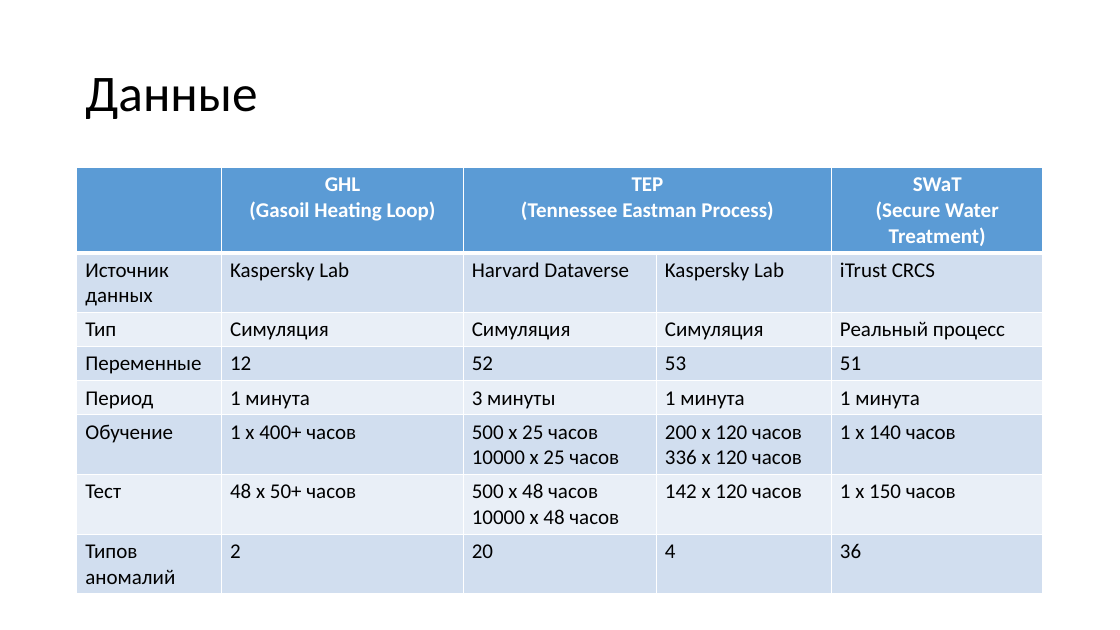
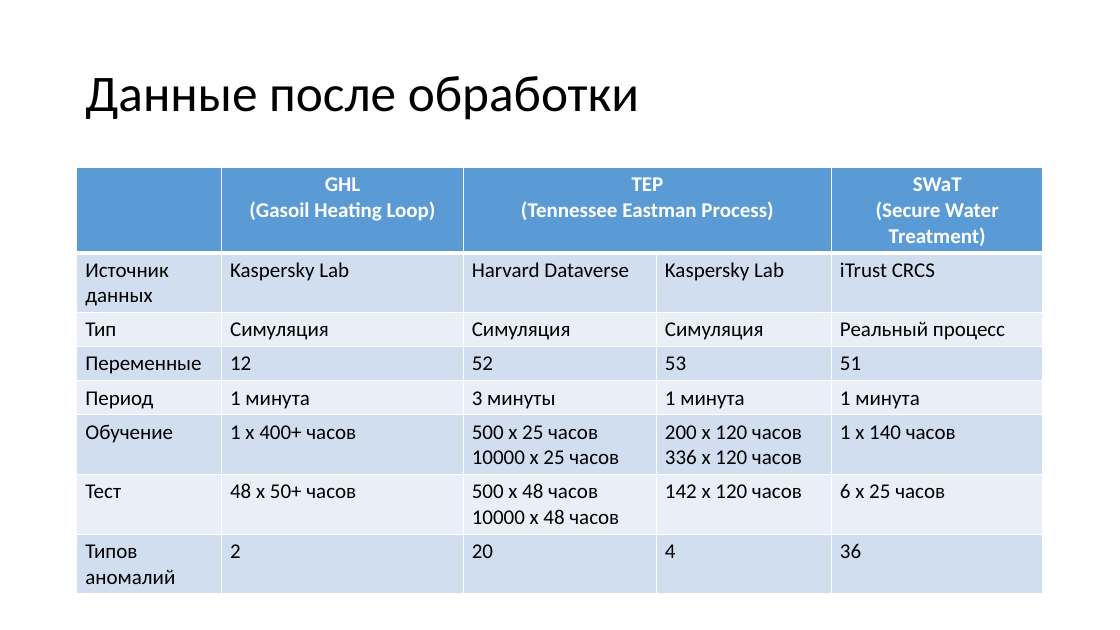
Before and after one commit to sau114/skillfactory_rds, a slide deck: slide 7 of module_final/story.pptx. Drawn at 1120x630 pixels with LibreOffice and Linux fonts; fonts in the diff are those of the drawing. Boxes give left, top, right and bottom in pixels: in the first picture for what was removed or moved away, otherwise in the second. Text is boxed around its words. In the diff, an @@ line names an element or a change of style, - is before the commit and + after.

```diff
--- a/module_final/story.pptx
+++ b/module_final/story.pptx
@@ title at bbox=[85, 76, 639, 120]: text changed @@
-Данные
+Данные после обработки
@@ table at bbox=[77, 168, 1044, 590] @@
-row 7, column 5: 1 x 150 часов
+row 7, column 5: 6 x 25 часов
```
Also in this commit, not shown: 5 other slides changed, 1 other file.
